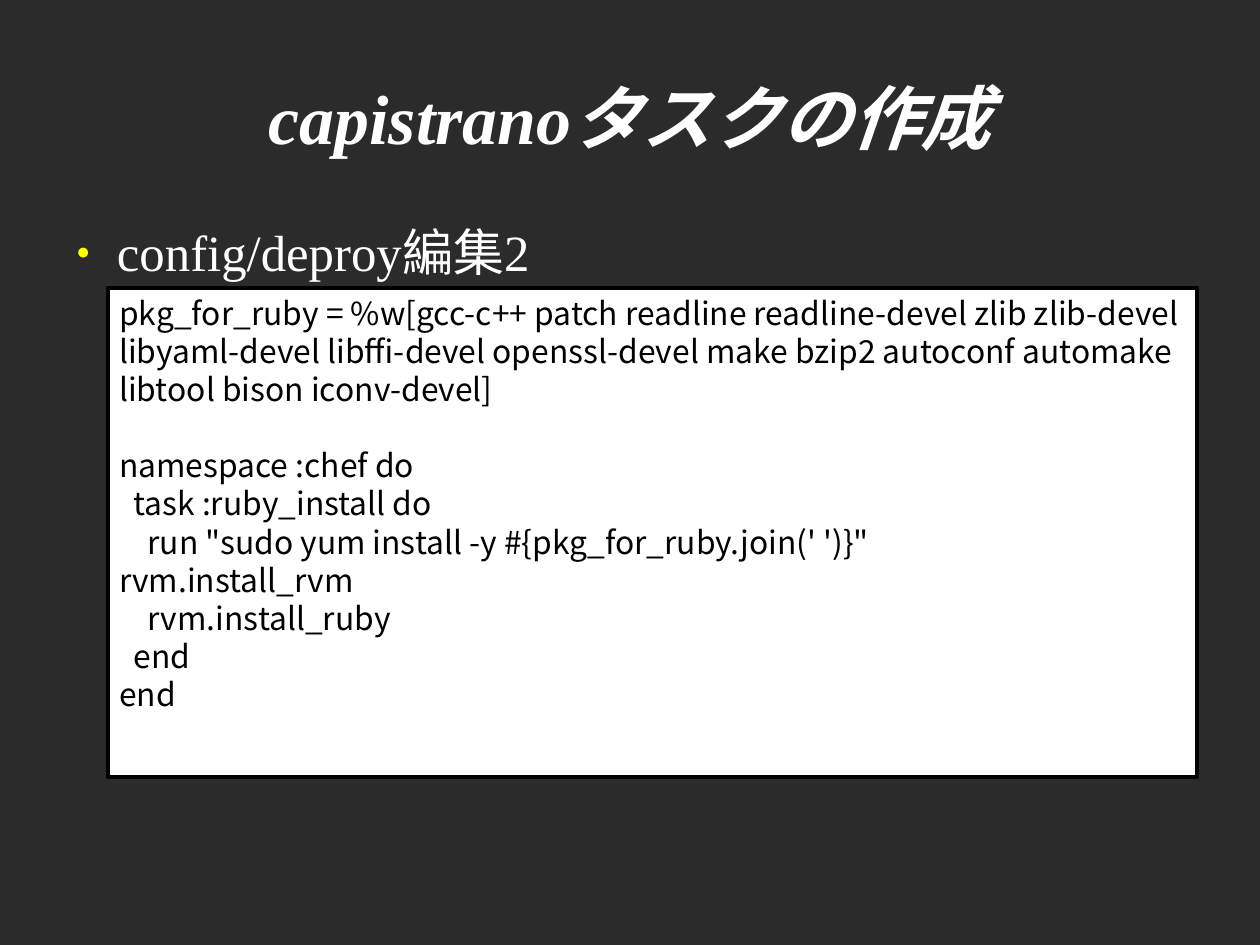
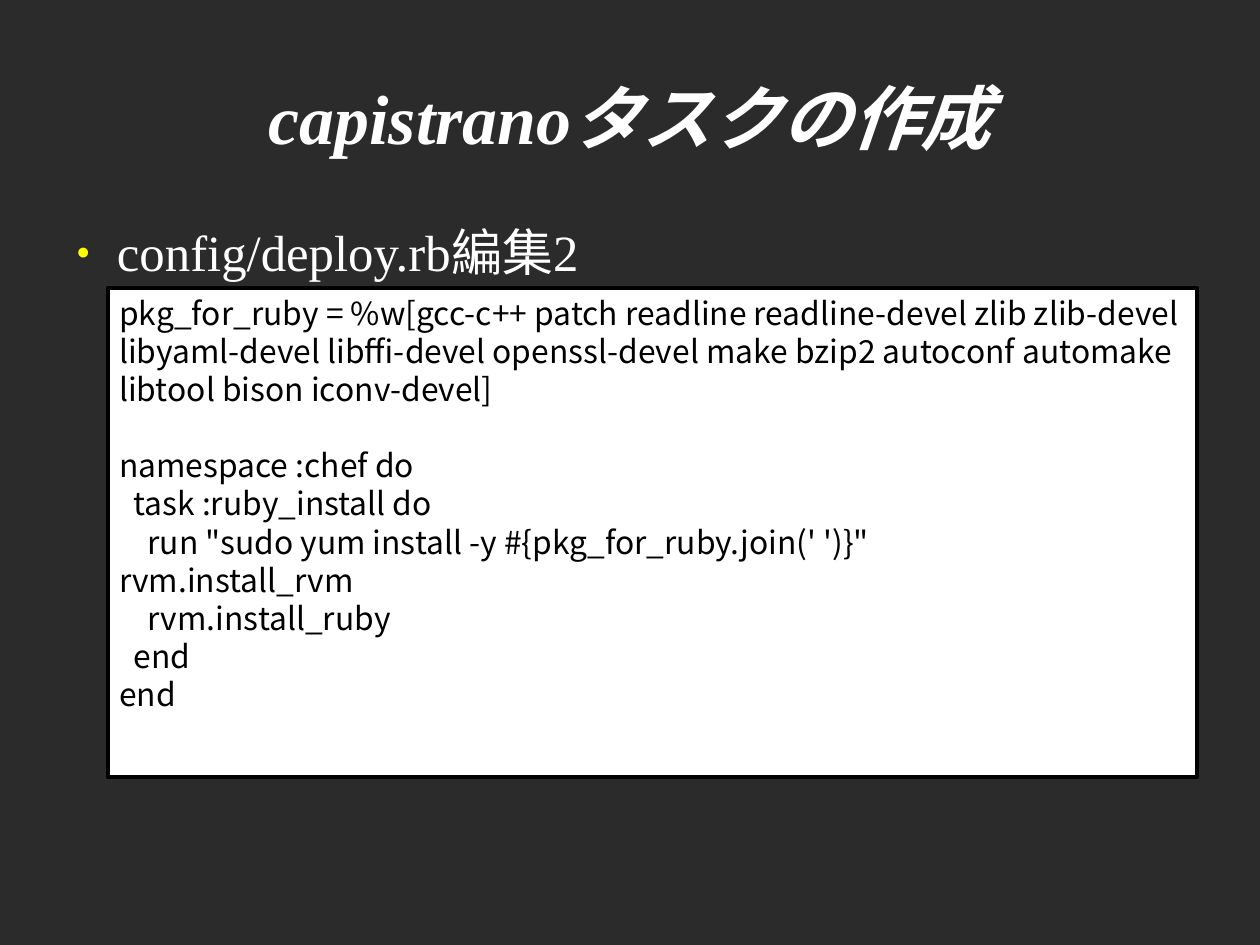
Before and after one commit to sendagayarb/mokmok_2012-05-28, a slide deck: slide 6 of fukajun/capistrano.odp (slide 11 before the commit). Drawn at 1260x945 pixels with LibreOffice and Linux fonts; fonts in the diff are those of the drawing; background and template pictures are left out; a plain dark background stands for a picture behind light text. Boxes give left, top, right and bottom in pixels: in the first picture for what was removed or moved away, otherwise in the second. Text is boxed around its words. In the diff, an @@ line names an element or a change of style, - is before the commit and + after.

```diff
--- a/fukajun/capistrano.odp
+++ b/fukajun/capistrano.odp
@@ text at [117,232,578,282]: text changed @@
-● config/deproy編集2
+● config/deploy.rb編集2
```
Also in this commit, not shown: 15 other slides changed, 1 slide added, 1 slide removed.
